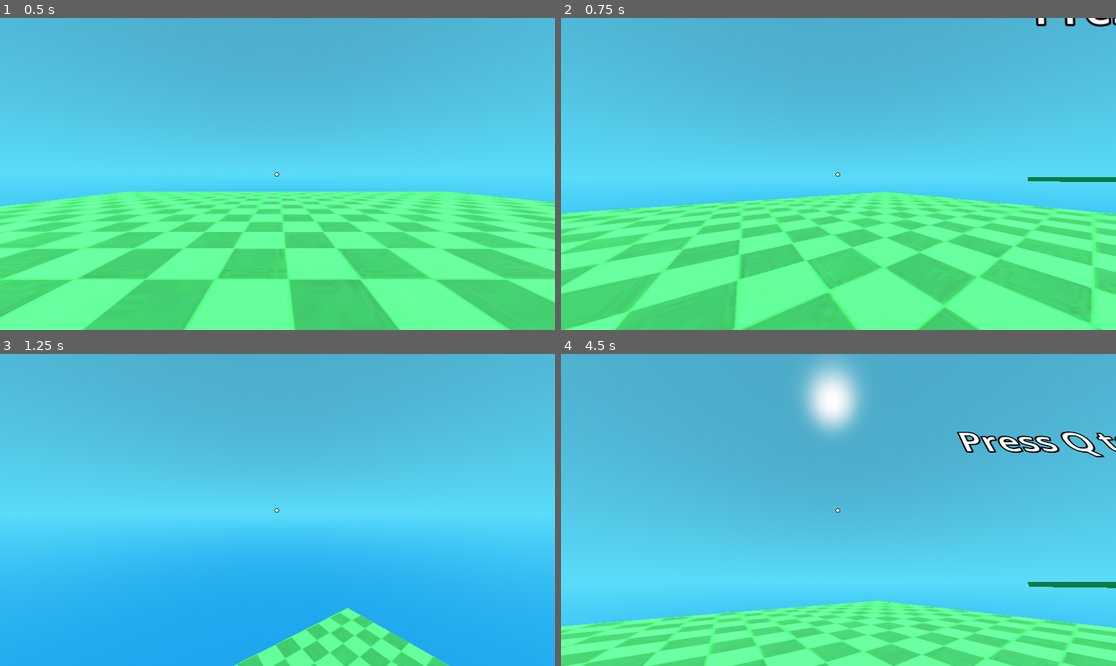
Above: before the commit, frames 1-4 (two rows, left to right).
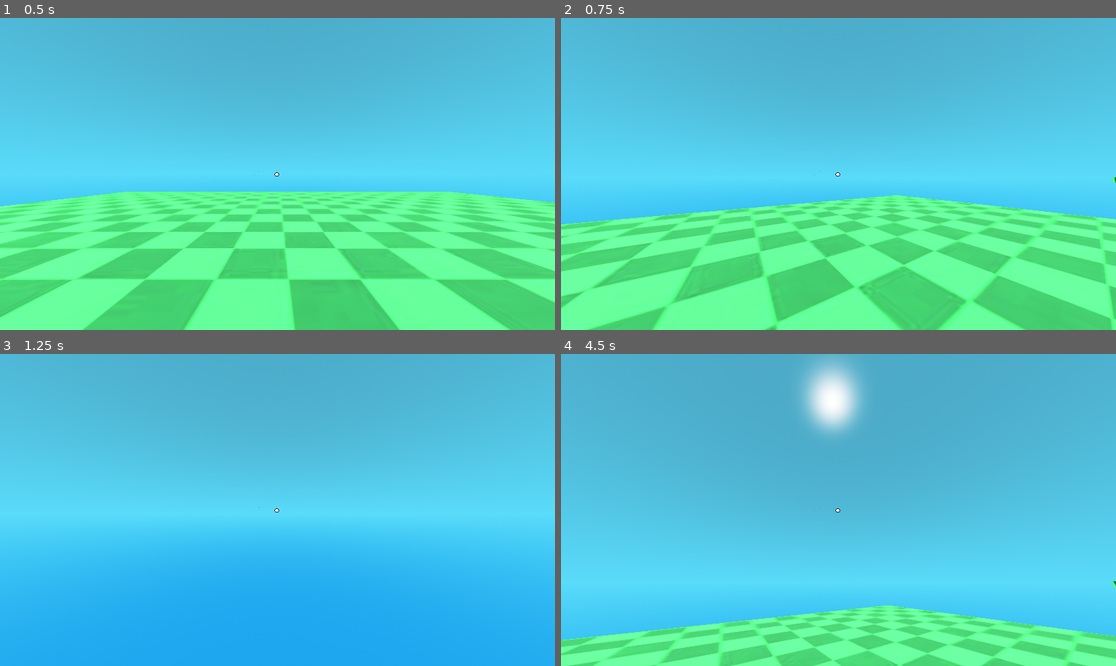
Above: after the commit, the same moments.

Repository: DabPlayZ1/Dab-s_Obby
Game: Godot game, scene res://mainbaseplate.tscn
Two runs of this game, one before a commit and one after it. Both use one fixed random seed, a clock stepped at 60 frames per second and the inputs below.
Inputs (mouse positions are in pixels of both pictures, inside the frame that each line leads up to):
- Up to frame 1 (0.5 s): no input
- Up to frame 2 (0.75 s): tap Enter at 0.5 s; move the mouse to (866, 174) at 0.52 s; hold W (Move_Forward) from 0.53 s (still down); tap Q (Dash, bound only after the commit) at 0.6 s
- Up to frame 3 (1.25 s): keep holding W (Move_Forward); tap Space (Jump) at 0.77, 0.8, 1.07 s
- Up to frame 4 (4.5 s): move the mouse to (810, 510) at 1.27 s; tap Space (Jump) at 1.35, 1.52, 1.82, 2.3, 2.75, 3.02, 3.32 s; tap Q (Dash, bound only after the commit) at 1.55, 3.05, 4.35 s; move the mouse to (849, 503) at 2.02 s; tap - (Decrease Sensitivity) at 2.1 s; move the mouse to (832, 516) at 2.77 s; tap = (Normal Sens) at 2.85 s; release W (Move_Forward) at 3.5 s; click "Respawn" at 3.5 s; tap Enter at 4.25 s; move the mouse to (877, 513) at 4.27 s; hold W (Move_Forward) from 4.28 s (still down)

Frame 1 is identical in both runs. In frame 2, 28% of the frame differs, in the area x 0-100%, y 0-100%; in frame 3, 3.7%; in frame 4, 15%.

Commit message:
Added Dash

Diff:
--- a/player.gd
+++ b/player.gd
@@ -9,7 +9,10 @@
 var coyotetime : float = 0.09
 var jumpbuffer : float = 0.09
 var jumpbuffertimer :float = 1.0
-var jumped = false
+var jumped : bool = false
+var dashspeed : int = 30
+var dashed : bool = false
+var dashtimer : float = 0.0
 # Camera Movement
 
 func _ready() -> void:
@@ -55,8 +58,6 @@
 		coyotetimer += delta
 	jumpbuffertimer += delta
 	if Input.is_action_just_pressed("Jump") and jumped == false and (is_on_floor() or coyotetimer <= coyotetime):
-		if coyotetimer < coyotetime and coyotetimer > 0:
-			print("coyote")
 		velocity.y = jumpheight
 		jumped = true
 	elif is_on_floor() and jumpbuffertimer <= jumpbuffer:
@@ -64,5 +65,9 @@
 		jumped = true
 	elif Input.is_action_just_pressed("Jump"):
 		jumpbuffertimer = 0.0
-
+	if Input.is_action_just_pressed("Dash"):
+		var vec = Vector3(0,0,-1)
+		var dir = transform.basis * vec
+		velocity.z += dir.z * dashspeed
+		velocity.x += dir.x * dashspeed
 	move_and_slide()
--- a/project.godot
+++ b/project.godot
@@ -57,6 +57,11 @@
 "events": [Object(InputEventKey,"resource_local_to_scene":false,"resource_name":"","device":-1,"window_id":0,"alt_press …(191 unchanged characters)…
 ]
 }
+Dash={
+"deadzone": 0.2,
+"events": [Object(InputEventKey,"resource_local_to_scene":false,"resource_name":"","device":-1,"window_id":0,"alt_pressed":false,"shift_pressed":false,"ctrl_pressed":false,"meta_pressed":false,"pressed":false,"keycode":0,"physical_keycode":81,"key_label":0,"unicode":113,"location":0,"echo":false,"script":null)
+]
+}
 
 [physics]
 
